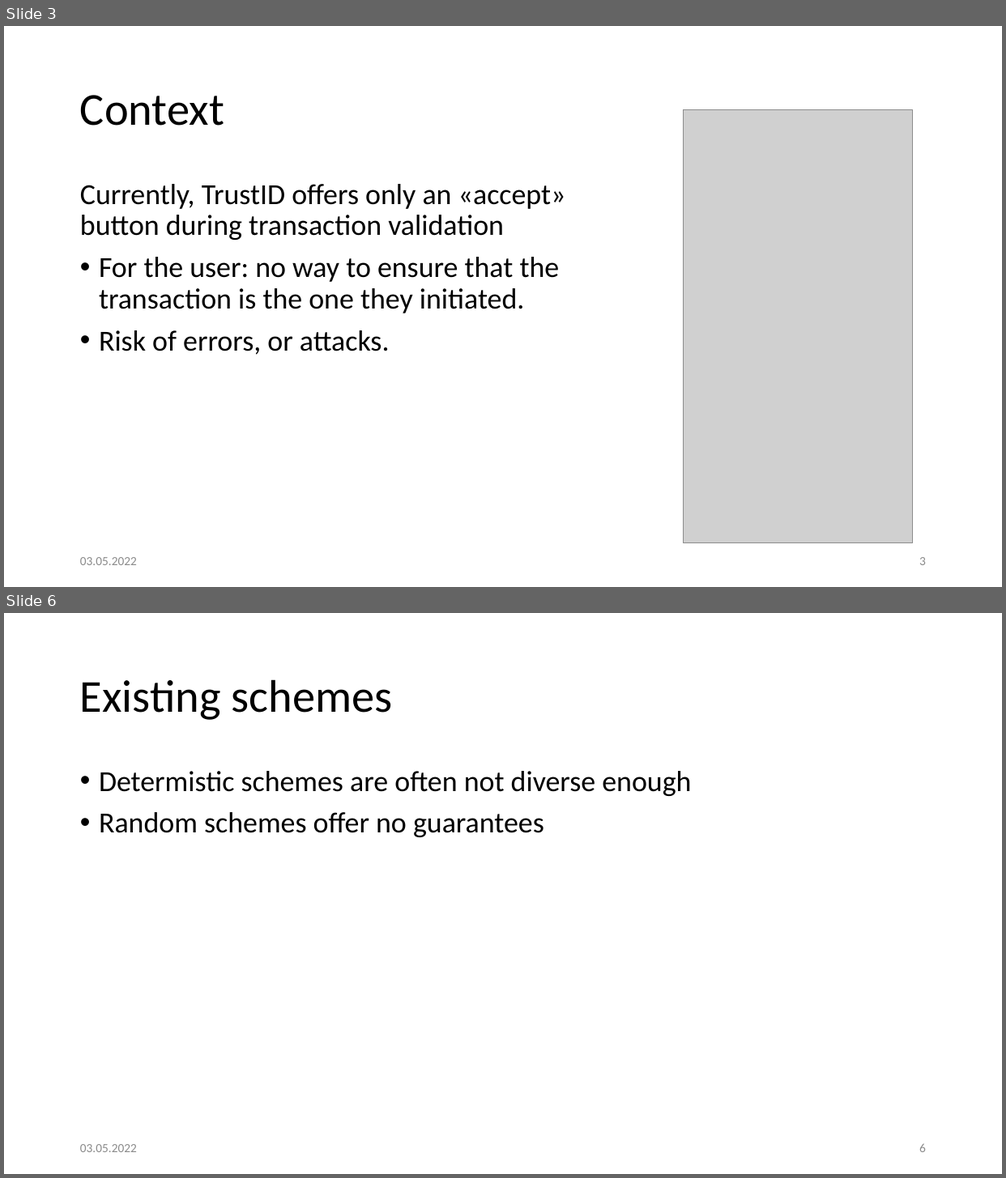
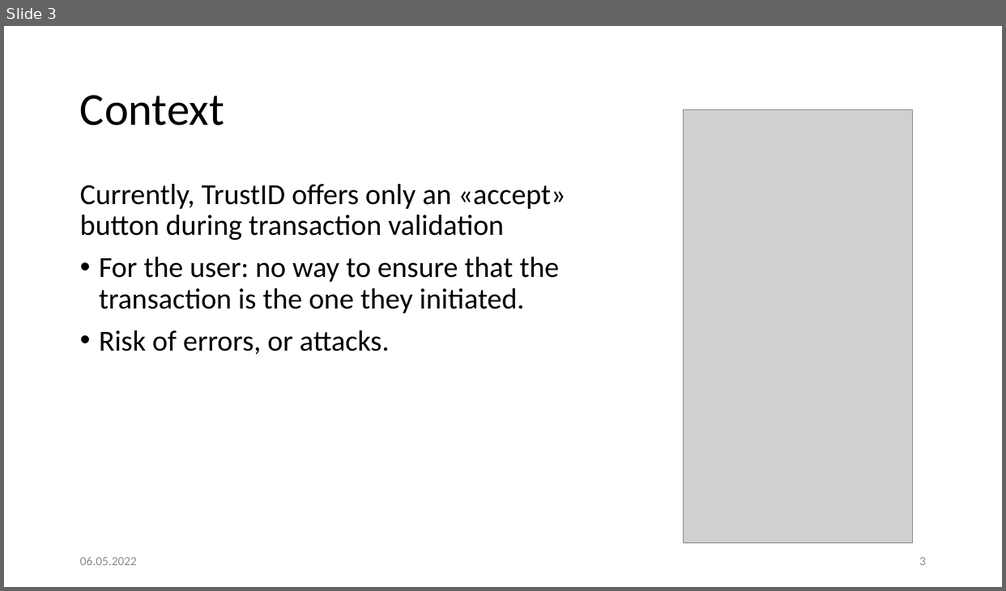
Before and after one commit to LayduA/FourierHash, a slide deck: presentation.pptx. Shown one above the other, each under a label of ours: slides 3 and 6 before the commit, slide 3 after it; the slides between them are not shown. The pictures are 1006x1178 and 1006x591 pixels, drawn with LibreOffice and Linux fonts; fonts in the diff are those of the drawing; grey boxes stand for pictures. Boxes give left, top, right and bottom in pixels: in the first picture for what was removed or moved away, otherwise in the second. Text is boxed around its words. In the diff, an @@ line names an element or a change of style, - is before the commit and + after.

```diff
--- a/presentation.pptx
+++ b/presentation.pptx
@@ slide 6 removed at [4,613,1002,1174], background #FFFFFF @@
@@ title removed at [80,679,393,720] @@
-Existing schemes
@@ text removed at [99,771,691,837] @@
-• Determistic schemes are often not diverse enough
-• Random schemes offer no guarantees
@@ text removed at [80,1144,137,1152] @@
-03.05.2022
@@ page number removed at [919,1144,926,1152] @@
-6
@@ slide 3 changed as well @@
@@ text at [80,557,137,565]: text changed @@
-03.05.2022
+06.05.2022
```
Also in this commit, not shown: 9 other slides changed, 5 slides added, 21 other files.
